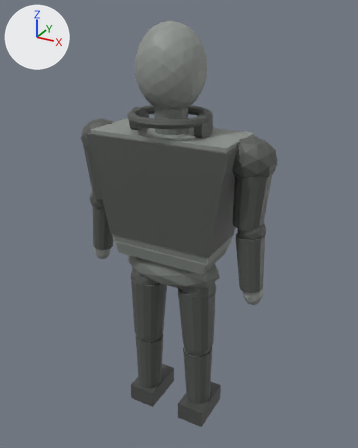
Before and after pictures for a commit that changed the glTF model public/cue-id/candidates/club-minimal-candidate-v1.glb.
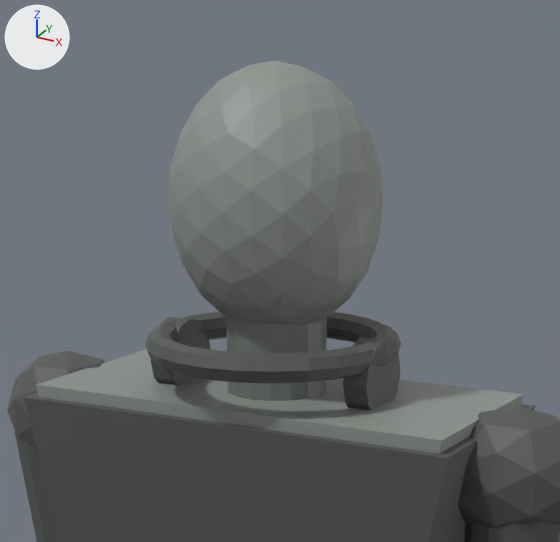
The first picture shows the older version from a 50 mm camera at (2.33, -4.09, 3.0) aimed at (0.03, 0.09, 0.9). The close-ups show the older and then the newer version on the part from 22% to 75% of the width and 0% to 41% of the height of that picture. Only the edits that show in the close-ups are written down. The axes (+X, +Y, +Z) are drawn at upper left. The lights are the same throughout.

Names of what the first close-up shows: 'head', 'headphone_band', 'headphone_cup_-0.35', 'headphone_cup_0.35', 'neck', 'shoulder_left', 'shoulder_right', 'tee_volume', 'torso', 'upper_arm_left', 'upper_arm_right'.
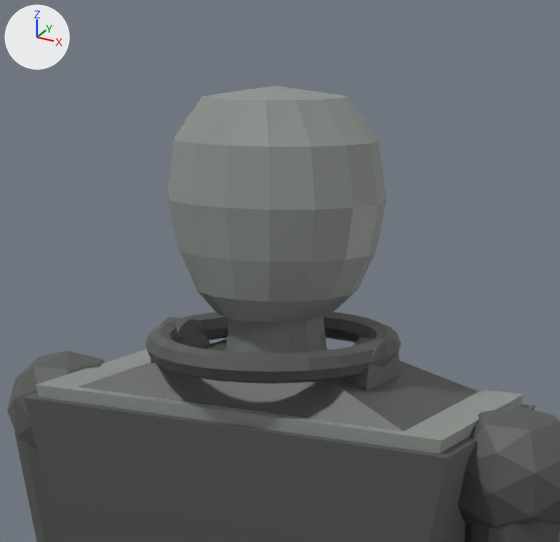
Boxes [x1, y1, x2, y2] around the edits, measured in the close-ups (560 x 542 px):
'head', reshaped (11% shorter): before [168, 60, 383, 325]; after [167, 86, 387, 322]
'clavicle', added: after [78, 339, 479, 431]

What changed in the scene script:
```text
Change me_head:
    used by ob_head; location = (0.0, 0.0, 0.0)
    remove me_head.from_pydata(...)  # 162 vertices, 320 faces; spans x -0.336..0.336, y -0.312..0.312, z 2.08..2.88
    add me_head.from_pydata(...)  # 98 vertices, 192 faces; spans x -0.35..0.35, y -0.29..0.29, z 2.12..2.81
    me_head part 1: 162 vertices removed from x -0.336..0.336, y -0.312..0.312, z 2.08..2.88; 98 vertices added at x -0.35..0.35, y -0.29..0.29, z 2.12..2.81
Add me_clavicle:
    me_clavicle.from_pydata(...)  # 12 vertices, 20 faces; spans x -0.7..0.7, y -0.32..0.32, z 1.78..2.0
    me_clavicle.materials.append(mat_defaultmaterial_002)
Add ob_clavicle:
    ob_clavicle = bpy.data.objects.new('clavicle', me_clavicle)
    ob_clavicle.location = (0.0, 0.0, 0.0)
```
